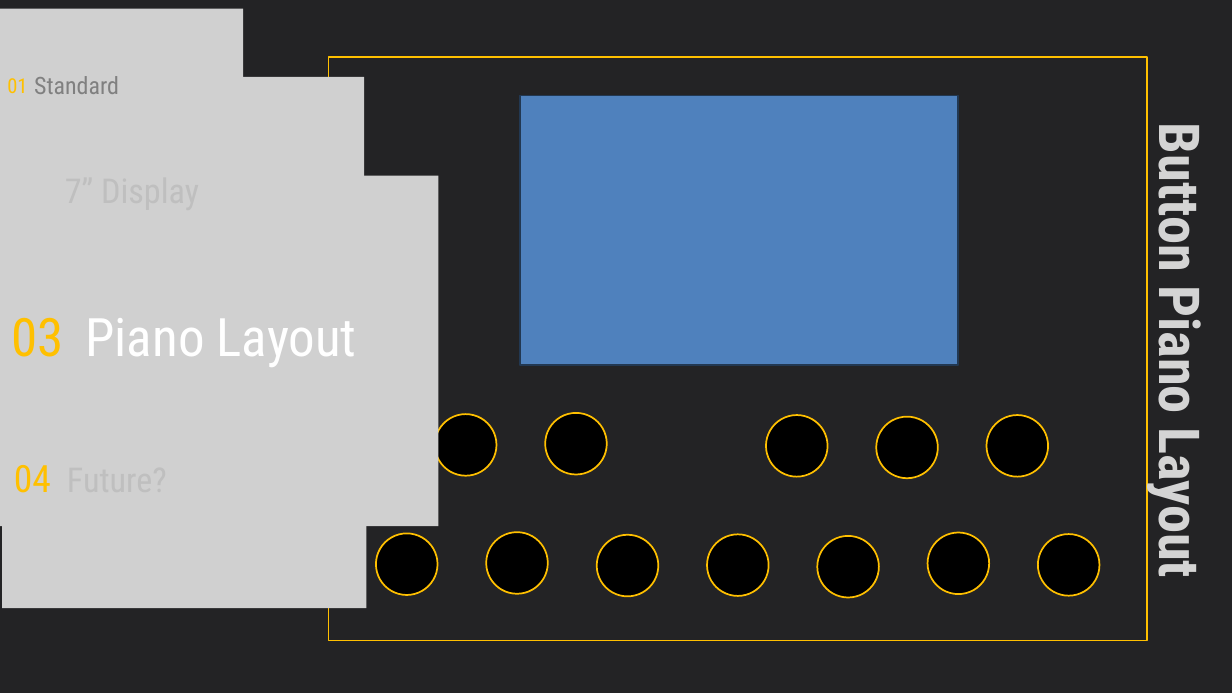
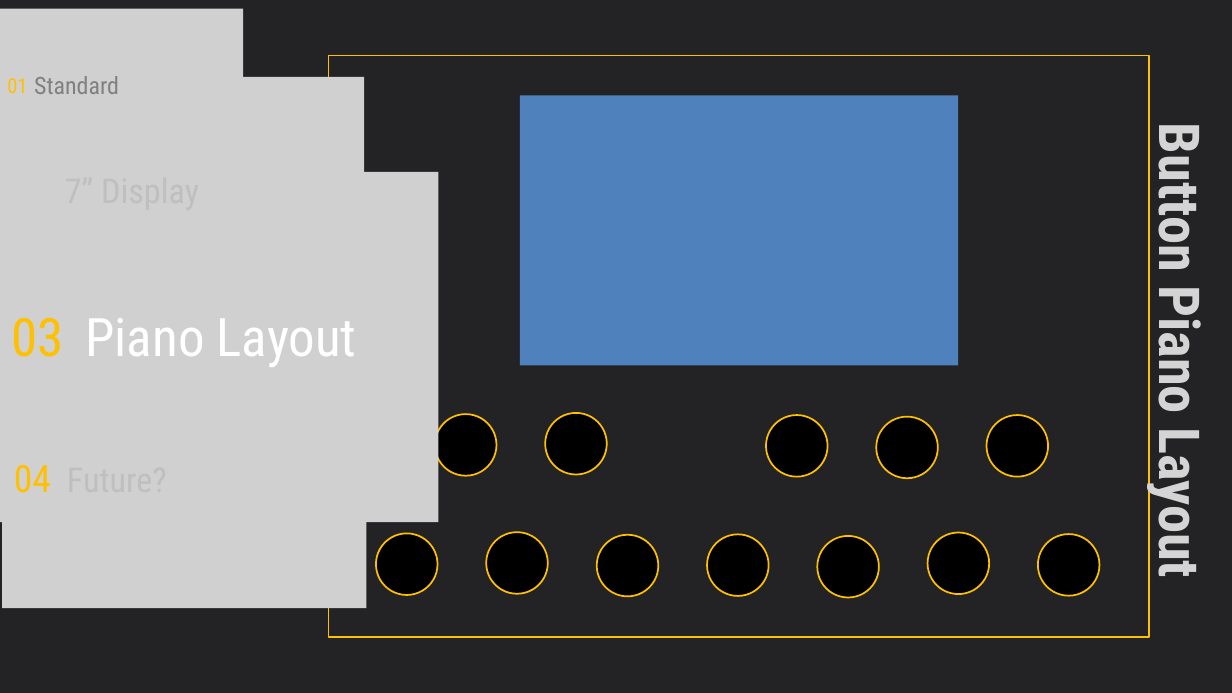
Before and after one commit to jens-goes-mad/diy-pedalboard, a slide deck: slide 4 of documentation/DIY-Pedalboard-DarkModern3dBrandGuidelineForTechStartups.pptx. Drawn at 1232x693 pixels with LibreOffice and Linux fonts; fonts in the diff are those of the drawing; grey boxes stand for pictures. Boxes give left, top, right and bottom in pixels: in the first picture for what was removed or moved away, otherwise in the second. Text is boxed around its words. In the diff, an @@ line names an element or a change of style, - is before the commit and + after.

```diff
--- a/documentation/DIY-Pedalboard-DarkModern3dBrandGuidelineForTechStartups.pptx
+++ b/documentation/DIY-Pedalboard-DarkModern3dBrandGuidelineForTechStartups.pptx
@@ rectangle: place and size @@
-rectangle at box(328, 57, 1147, 641)
+rectangle at box(328, 55, 1149, 637)
@@ rectangle at box(520, 95, 958, 365): outline #233953 2 pt to none @@
@@ picture: place and size @@
-picture at box(0, 176, 439, 526)
+picture at box(0, 172, 439, 522)
```
Also in this commit, not shown: 2 other slides changed, 4 slides added.
